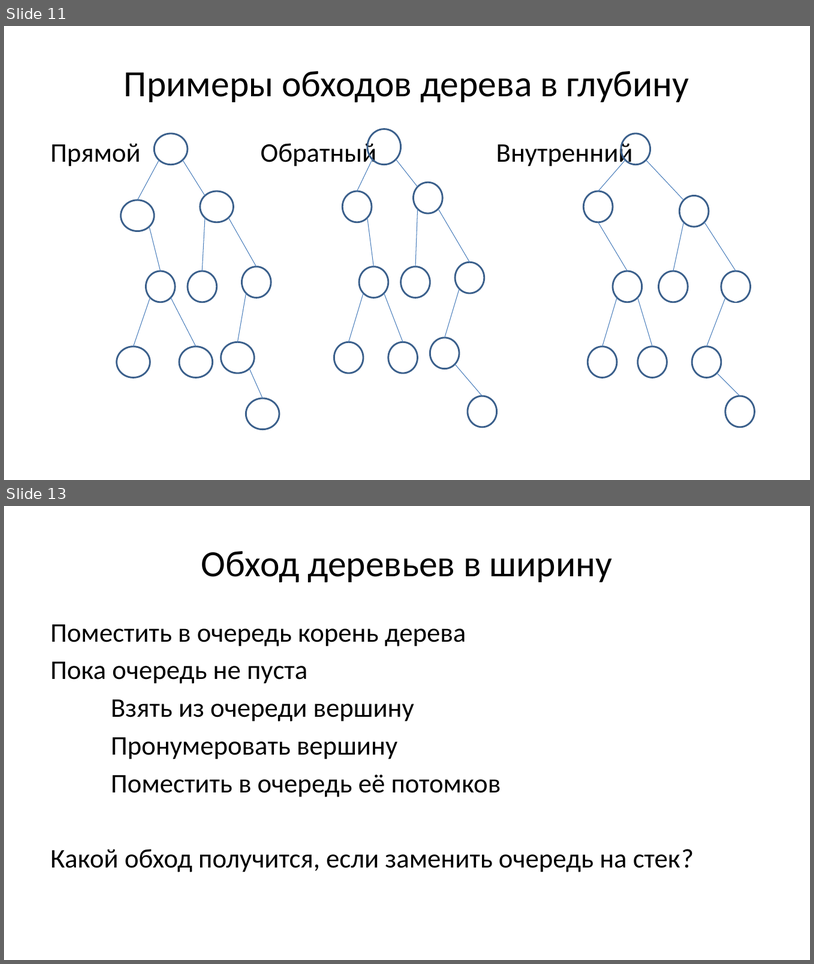
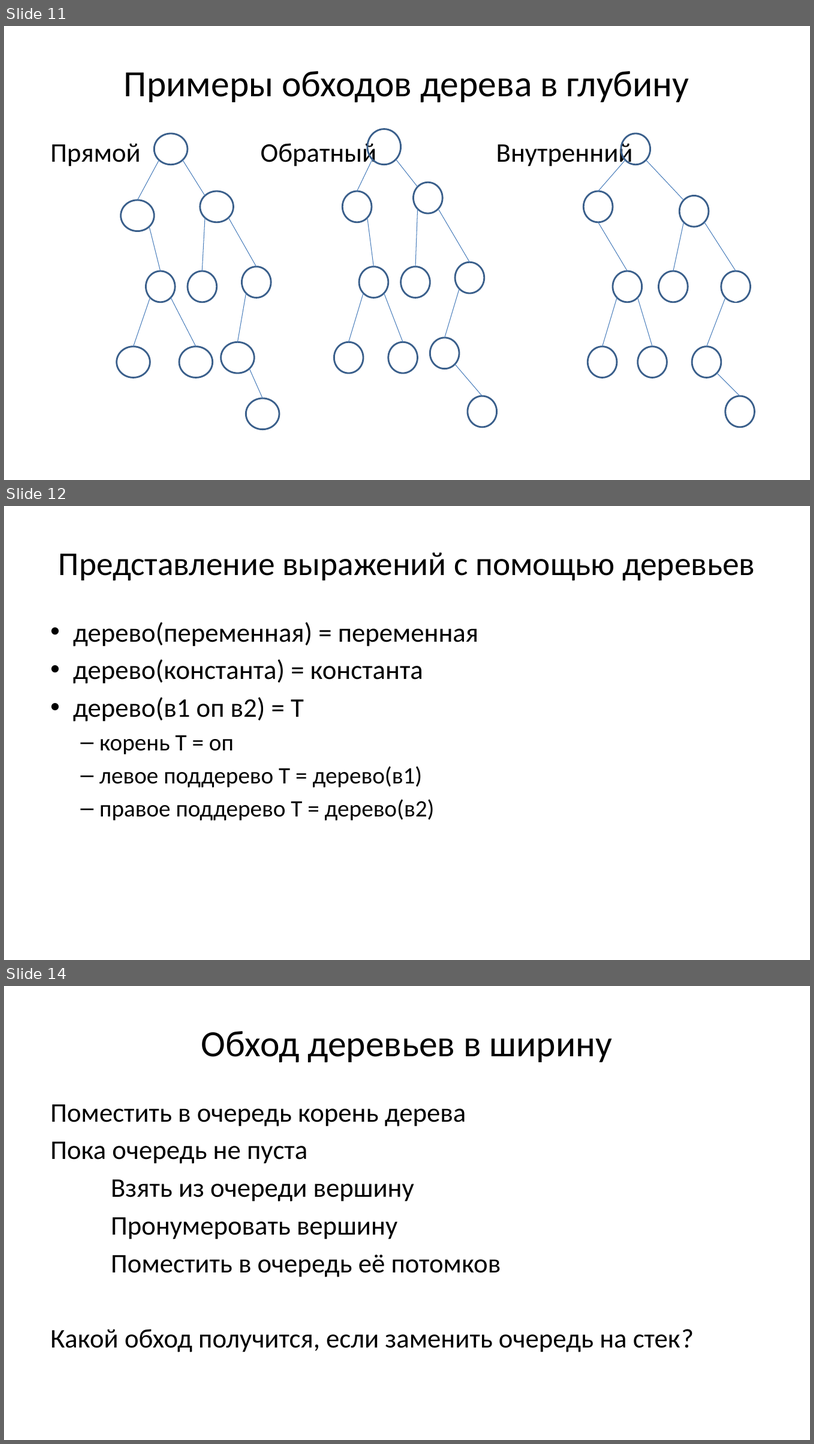
Before and after one commit to Evgueni-Petrov-aka-espetrov/Algorithms-and-Programming-in-C-pptx, a slide deck: 11 Деревья.pptx. Shown one above the other, each under a label of ours: slides 11 and 13 before the commit, slides 11, 12 and 14 after it; the slides between them are not shown. The pictures are 814x964 and 814x1444 pixels, drawn with LibreOffice and Linux fonts; fonts in the diff are those of the drawing. Boxes give left, top, right and bottom in pixels: in the first picture for what was removed or moved away, otherwise in the second. Text is boxed around its words. In the diff, an @@ line names an element or a change of style, - is before the commit and + after.

```diff
--- a/11 Деревья.pptx
+++ b/11 Деревья.pptx
@@ slide 12 added at box(4, 506, 810, 960), background #FFFFFF @@
@@ title added at box(59, 552, 755, 580), 39.6 pt, text #000000 @@
+Представление выражений с помощью деревьев
@@ text added at box(73, 622, 479, 820), 32 pt, text #000000 @@
+• дерево(переменная) = переменная
+• дерево(константа) = константа
+• дерево(в1 оп в2) = Т
+  – корень Т = оп
+  – левое поддерево Т = дерево(в1)
+  – правое поддерево Т = дерево(в2)
@@ what was slide 13 is now slide 14 @@
```
Also in this commit, not shown: 6 slides changed.
